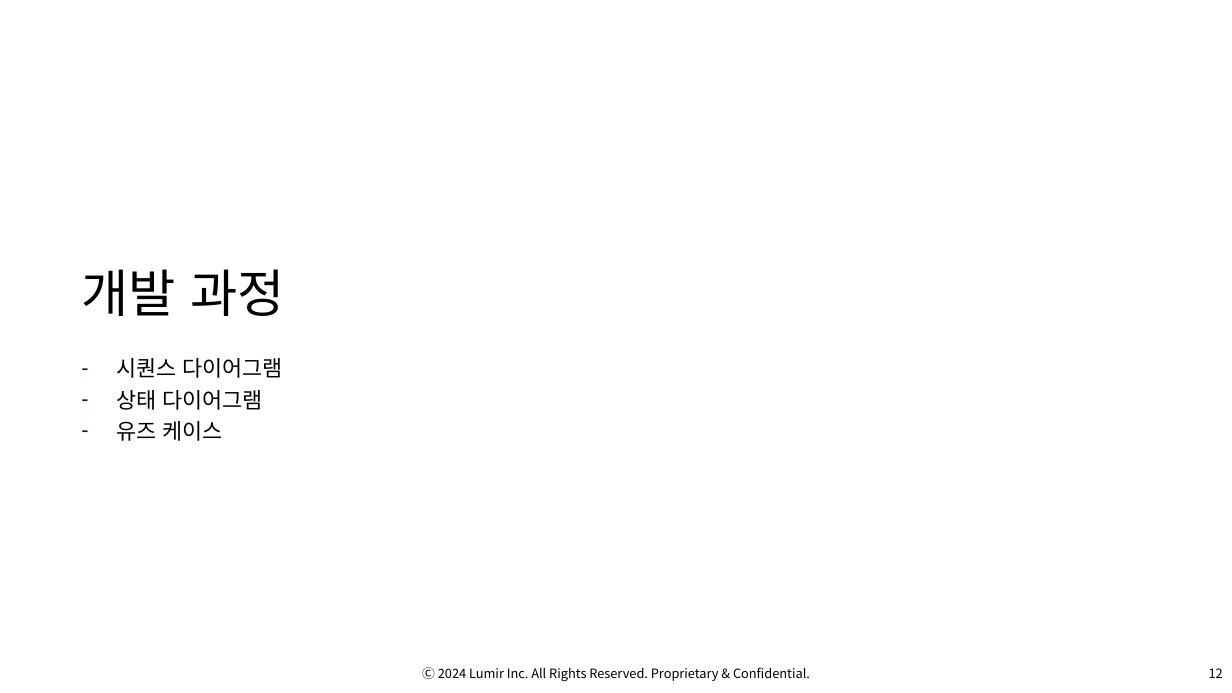
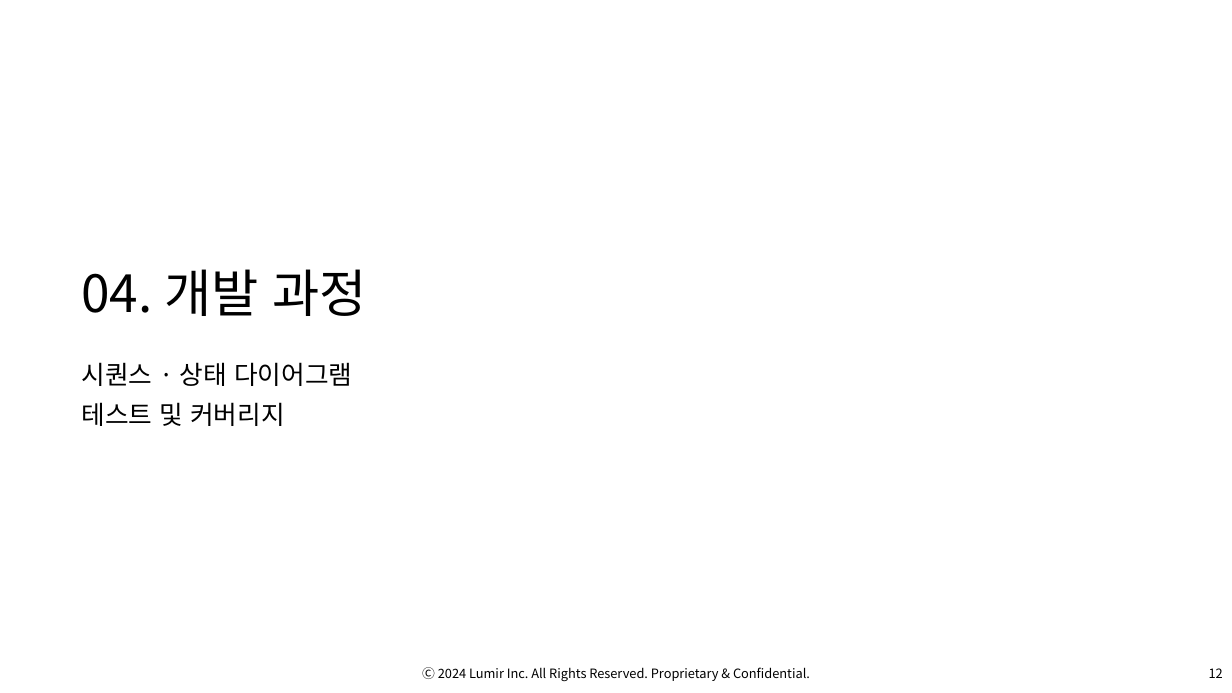
Before and after one commit to OsterRepository/OsterRepository, a slide deck: slide 13 of 기술 7부 김민수 성과 발표.pptx. Drawn at 1232x693 pixels with LibreOffice and Linux fonts; fonts in the diff are those of the drawing; background and template pictures are left out. Boxes give left, top, right and bottom in pixels: in the first picture for what was removed or moved away, otherwise in the second. Text is boxed around its words. In the diff, an @@ line names an element or a change of style, - is before the commit and + after.

```diff
--- a/기술 7부 김민수 성과 발표.pptx
+++ b/기술 7부 김민수 성과 발표.pptx
@@ title at bbox=[81, 269, 367, 316]: text changed @@
-개발 과정
+04. 개발 과정
@@ text at bbox=[81, 362, 352, 426]: text changed; size 17 to 20 pt @@
-– 시퀀스 다이어그램
-– 상태 다이어그램
-– 유즈 케이스
+시퀀스 · 상태 다이어그램
+테스트 및 커버리지
```
Also in this commit, not shown: 13 other slides changed, 2 slides added, 11 slides removed.
